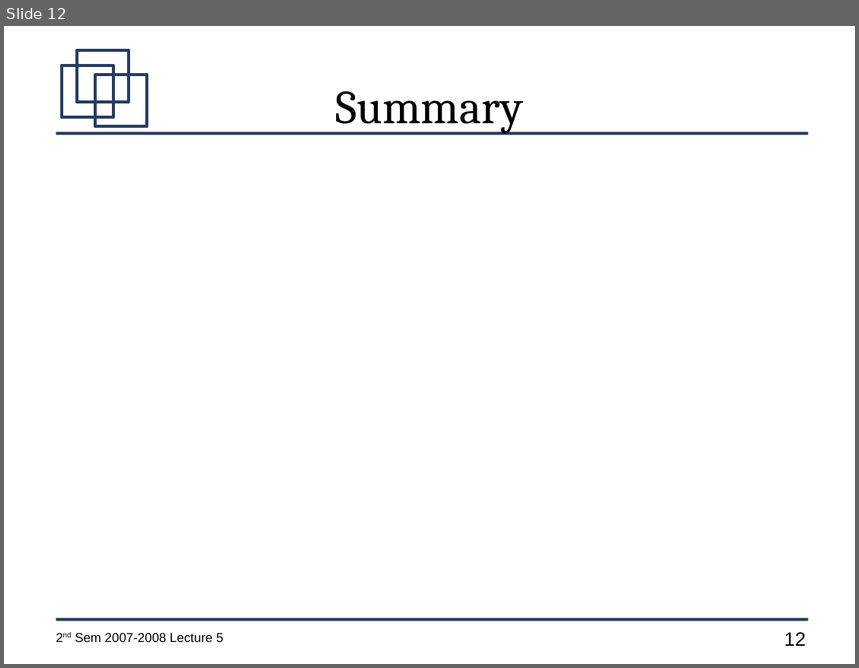
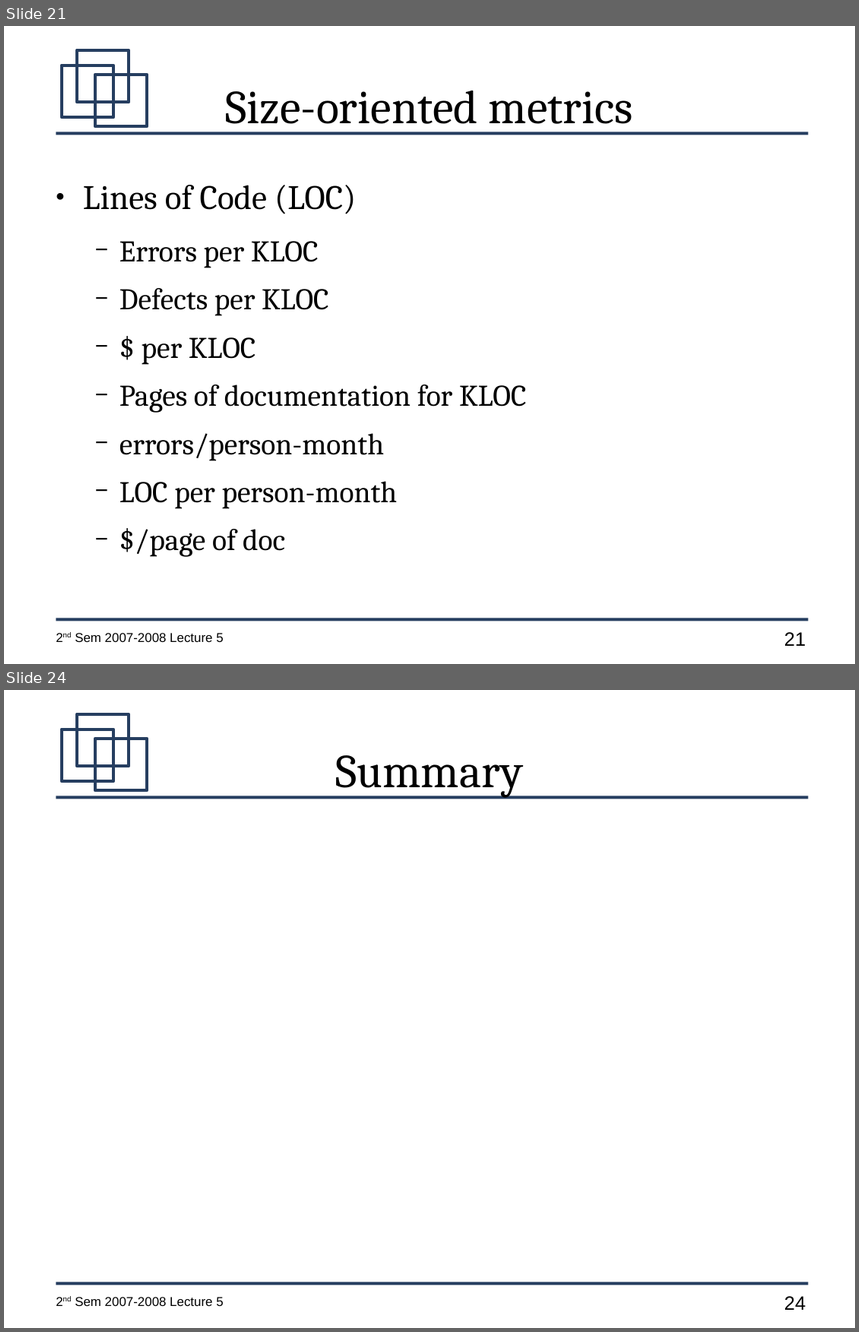
Before and after one commit to jachermocilla/jach-homepage, a slide deck: CMSC128-2nd-Sem-2007-L5.odp. Shown one above the other, each under a label of ours: slide 12 before the commit, slides 21 and 24 after it; the slides between them are not shown. The pictures are 859x668 and 859x1332 pixels, drawn with LibreOffice and Linux fonts; fonts in the diff are those of the drawing. Boxes give left, top, right and bottom in pixels: in the first picture for what was removed or moved away, otherwise in the second. Text is boxed around its words. In the diff, an @@ line names an element or a change of style, - is before the commit and + after.

```diff
--- a/CMSC128-2nd-Sem-2007-L5.odp
+++ b/CMSC128-2nd-Sem-2007-L5.odp
@@ slide 21 added at <box>4,26,855,664</box>, background #FFFFFF; not listed: 7 template elements that a slide beside it also shows @@
@@ title added at <box>225,91,633,134</box>, 44 pt, text #000000 @@
+Size-oriented metrics
@@ text added at <box>83,185,527,557</box>, 28 pt, text #000000 @@
+● Lines of Code (LOC)
+  − Errors per KLOC
+  − Defects per KLOC
+  − $ per KLOC
+  − Pages of documentation for KLOC
+  − errors/person-month
+  − LOC per person-month
+  − $/page of doc
@@ what was slide 12 is now slide 24 @@
@@ page number at <box>785,1296,806,1310</box>: text changed @@
-12
+24
```
Also in this commit, not shown: 4 slides changed, 11 other slides added.
